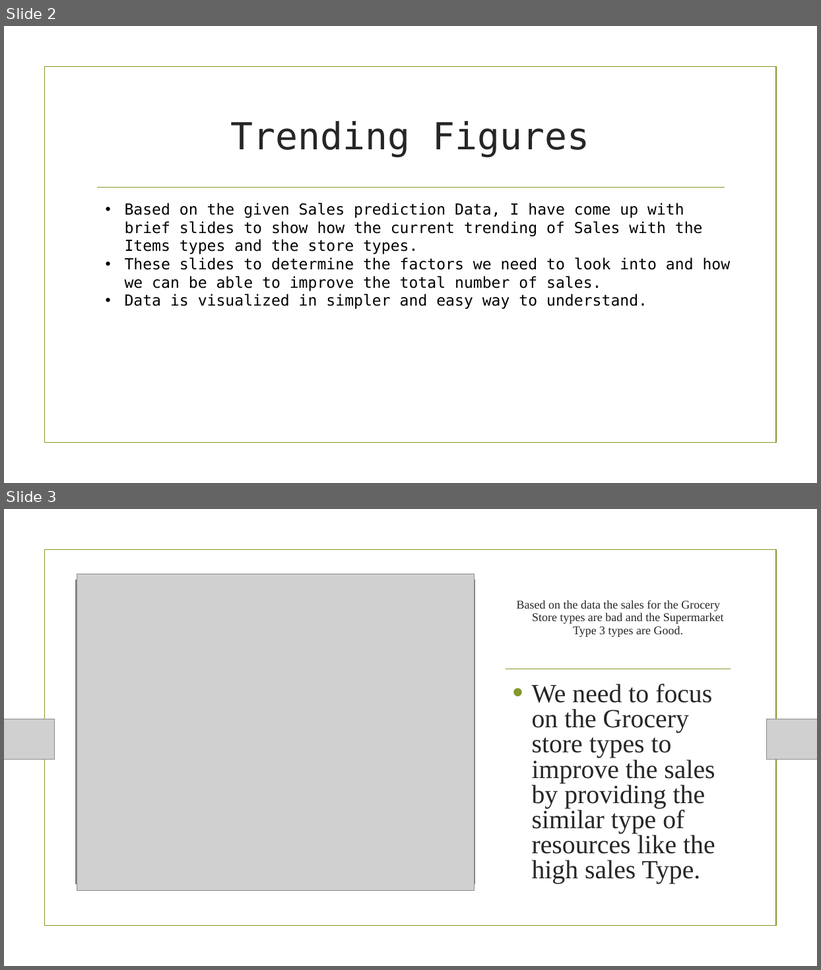
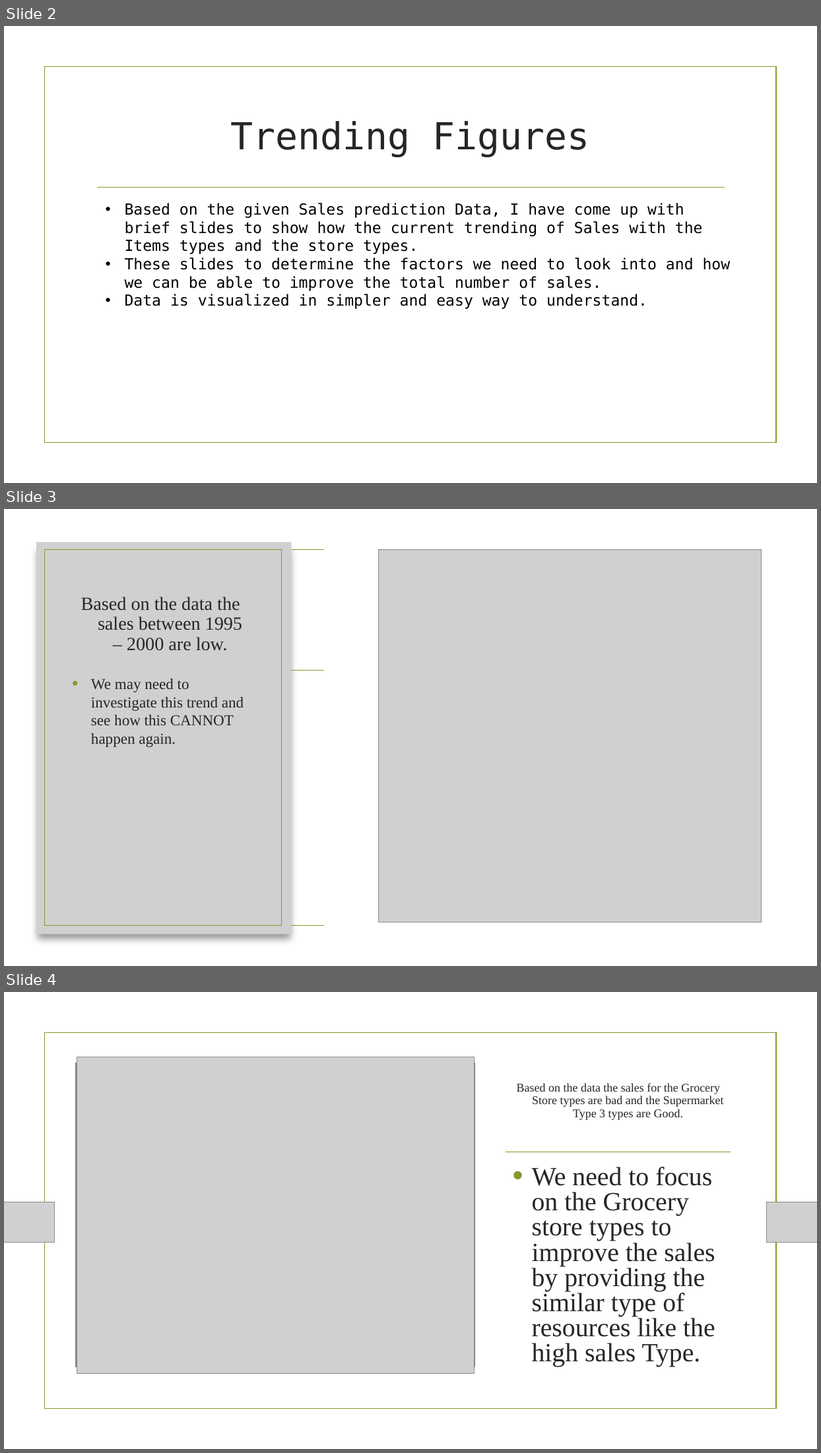
Before and after one commit to rajasreekalli/sales_predicions, a slide deck: Sales_Prediction_PPT.pptx. Shown one above the other, each under a label of ours: slides 2 and 3 before the commit, slides 2, 3 and 4 after it. The pictures are 821x970 and 821x1453 pixels, drawn with LibreOffice and Linux fonts; fonts in the diff are those of the drawing; grey boxes stand for pictures; background and template pictures are left out. Boxes give left, top, right and bottom in pixels: in the first picture for what was removed or moved away, otherwise in the second. Text is boxed around its words. In the diff, an @@ line names an element or a change of style, - is before the commit and + after.

Commit message:
Updated the presentation

```diff
--- a/Sales_Prediction_PPT.pptx
+++ b/Sales_Prediction_PPT.pptx
@@ slide 3 added at [4,509,817,966], background picture (left out); not listed: 2 template elements that a slide beside it also shows @@
@@ rectangle added at [323,509,817,966], fill #FFFFFF @@
@@ picture added at [36,542,291,934] @@
@@ rectangle added at [44,550,281,926], outline #83992A 1.25 pt @@
@@ picture added at [378,550,762,923] @@
@@ title added at [81,597,242,651], 22 pt, text #262626 @@
+Based on the data the sales between 1995 – 2000 are low.
@@ text added at [91,679,244,747], 18 pt, text #262626 @@
+• We may need to investigate this trend and see how this CANNOT happen again.
@@ what was slide 3 is now slide 4 @@
```
